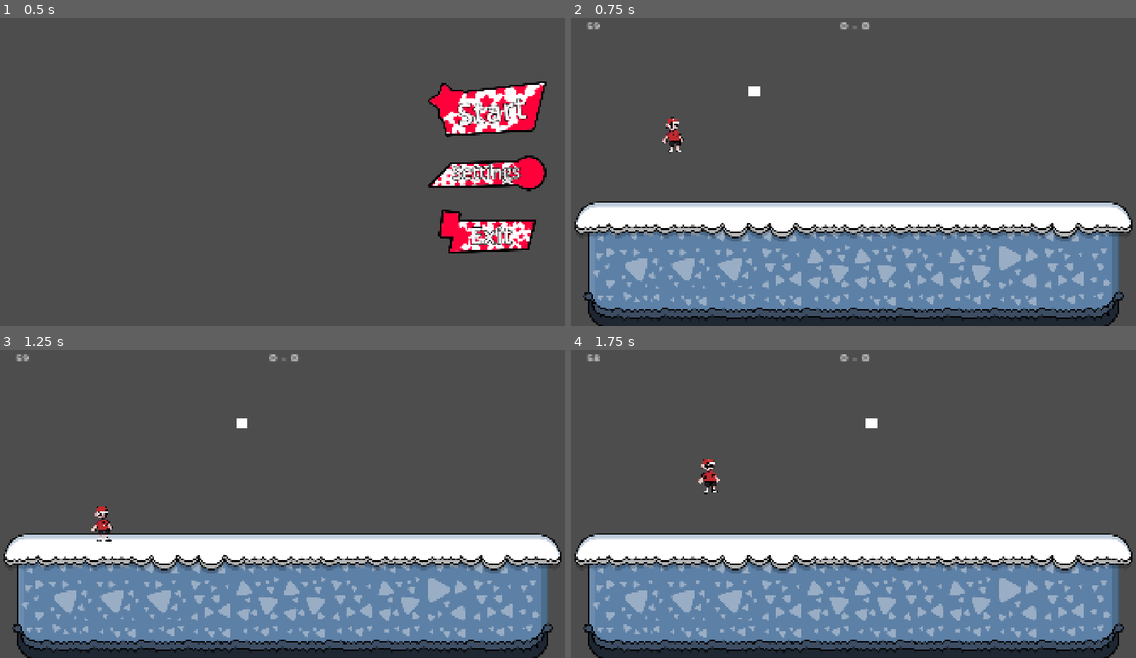
Above: before the commit, frames 1-4 (two rows, left to right).
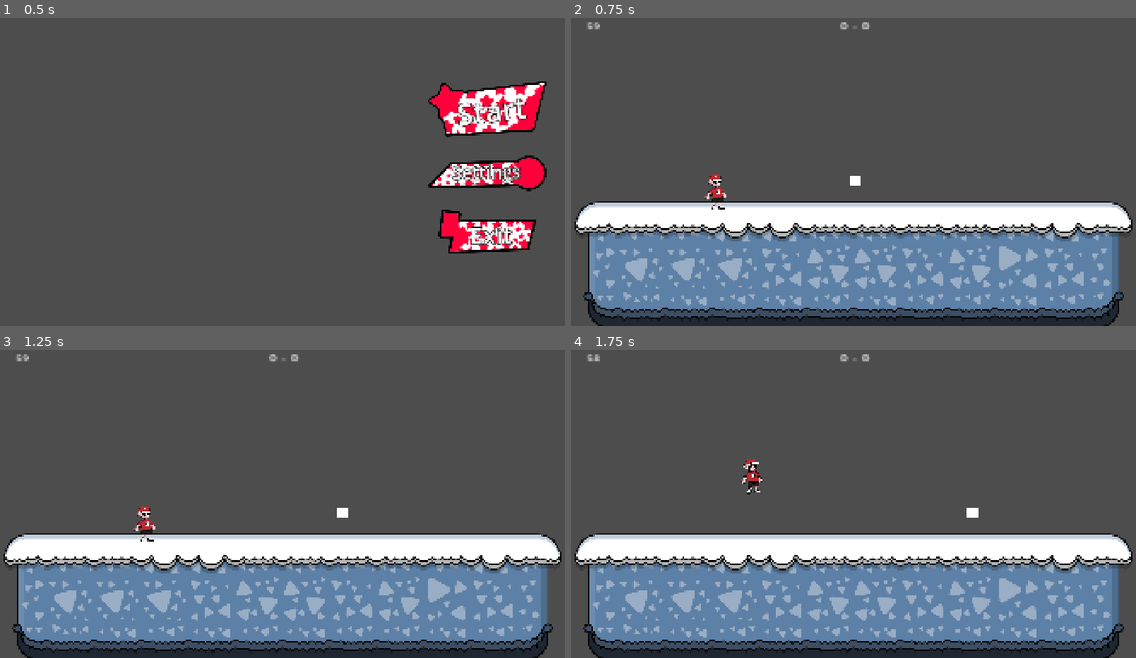
Above: after the commit, the same moments.

Repository: GuiDev-bit/Winter-Game-Jam
Game: Godot game, scene res://scenes/ui/main_menu.tscn
Same seed, same stepped clock (60 frames per second), same inputs: the game is played once before the commit and once after it.
Inputs:
- Up to frame 1 (0.5 s): no input
- Up to frame 2 (0.75 s): click "Start" at 0.5 s
- Up to frame 3 (1.25 s): no input
- Up to frame 4 (1.75 s): hold D (right) from 1.28 s (still down); tap W (jump) at 1.52 s

Frame 1 is identical in both runs. In frame 2, 0.6% of the frame differs, in the area x 16-52%, y 22-63%; in frame 3, 0.6%; in frame 4, 0.6%, in the area x 22-73%, y 22-55%.

Commit message:
j'ai rien fait mdr

Diff:
--- a/scenes/ball/ball.tscn
+++ b/scenes/ball/ball.tscn
@@ -6,15 +6,14 @@
 size = Vector2(39, 37)
 
 [node name="Ball" type="CharacterBody2D" unique_id=1617553996]
+position = Vector2(879, 568)
 script = ExtResource("1_oqv3d")
 
 [node name="Sprite2D" type="ColorRect" parent="." unique_id=620166522]
-offset_left = 536.0
-offset_top = 264.0
-offset_right = 541.68
-offset_bottom = 301.285
+offset_right = 5.6799927
+offset_bottom = 37.285004
 scale = Vector2(6.84, 1)
 
 [node name="CollisionShape2D" type="CollisionShape2D" parent="." unique_id=1209595843]
-position = Vector2(555.5, 282.5)
+position = Vector2(20, 19)
 shape = SubResource("RectangleShape2D_oqv3d")
--- a/scenes/player/player.tscn
+++ b/scenes/player/player.tscn
@@ -30,7 +30,7 @@
 height = 115.0
 
 [node name="Player" type="CharacterBody2D" unique_id=1828741544]
-position = Vector2(344, 394)
+position = Vector2(490, 597)
 script = ExtResource("1_8afob")
 
 [node name="AnimatedSprite2D" type="AnimatedSprite2D" parent="." unique_id=166587267]
--- a/scenes/terrain/terrain.tscn
+++ b/scenes/terrain/terrain.tscn
@@ -1,6 +1,6 @@
 [gd_scene format=3 uid="uid://d3nd7funcfhcg"]
 
-[ext_resource type="Texture2D" uid="uid://w0junobnwk57" path="res://assets/Tileset Platformer 2D 2.png" id="1_hn2sr"]
+[ext_resource type="Texture2D" uid="uid://w0junobnwk57" path="res://assets/sprites/Tileset Platformer 2D 2.png" id="1_hn2sr"]
 
 [sub_resource type="TileSetAtlasSource" id="TileSetAtlasSource_5ibnn"]
 texture = ExtResource("1_hn2sr")
--- a/scenes/ui/hud.tscn
+++ b/scenes/ui/hud.tscn
@@ -20,7 +20,6 @@
 offset_right = 95.0
 offset_bottom = 58.999996
 scale = Vector2(2.3105013, 1.8800001)
-text = "999"
 
 [node name="ScoreLabel" type="Label" parent="Control" unique_id=1375036341]
 layout_mode = 1
@@ -33,5 +32,4 @@
 offset_bottom = 57.0
 grow_horizontal = 2
 scale = Vector2(2.99978, 1.9943122)
-text = "1 - 0"
 horizontal_alignment = 1
Renamed: assets/Tileset Platformer 2D 2.png -> assets/sprites/Tileset Platformer 2D 2.png
Not shown, changed: assets/sprites/Tileset Platformer 2D 2.png.import
